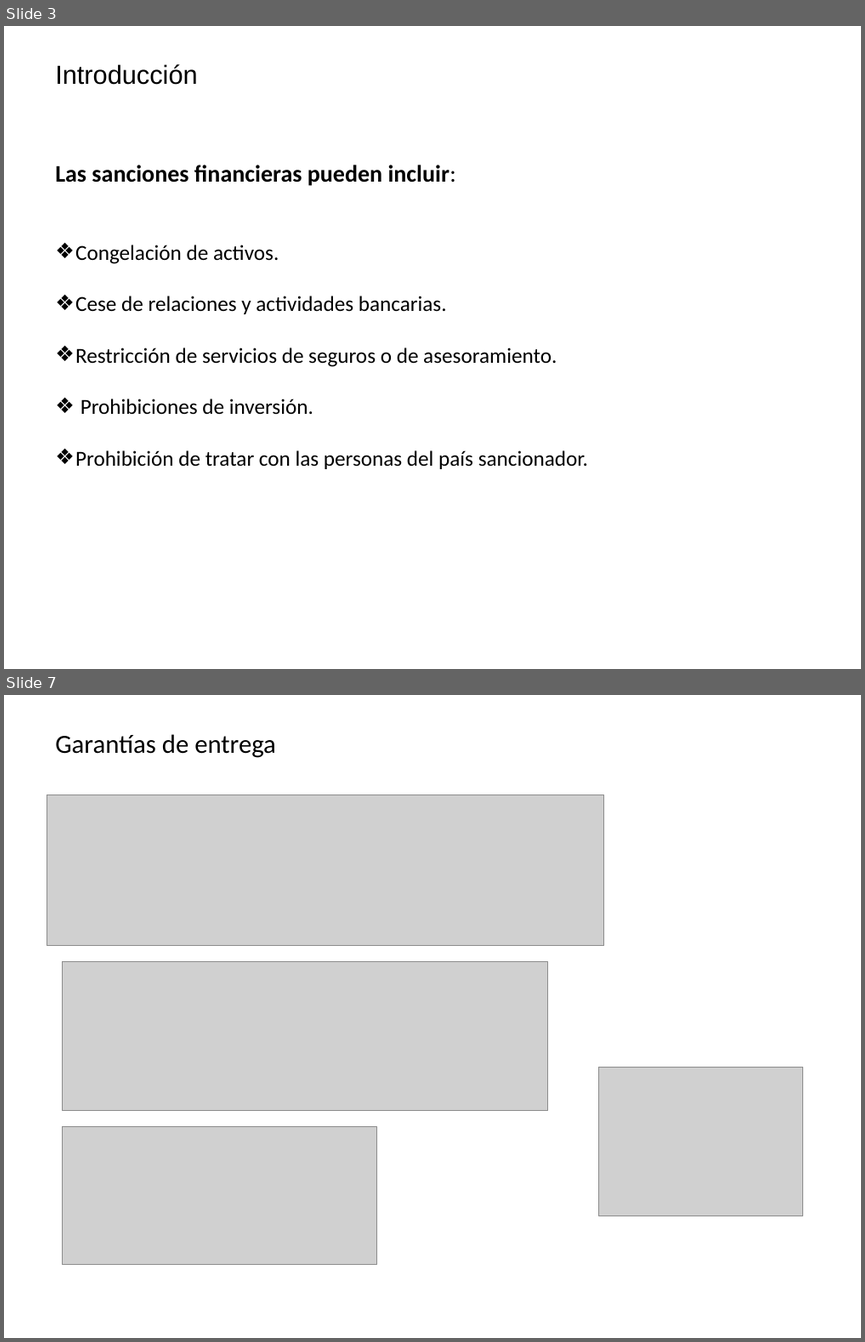
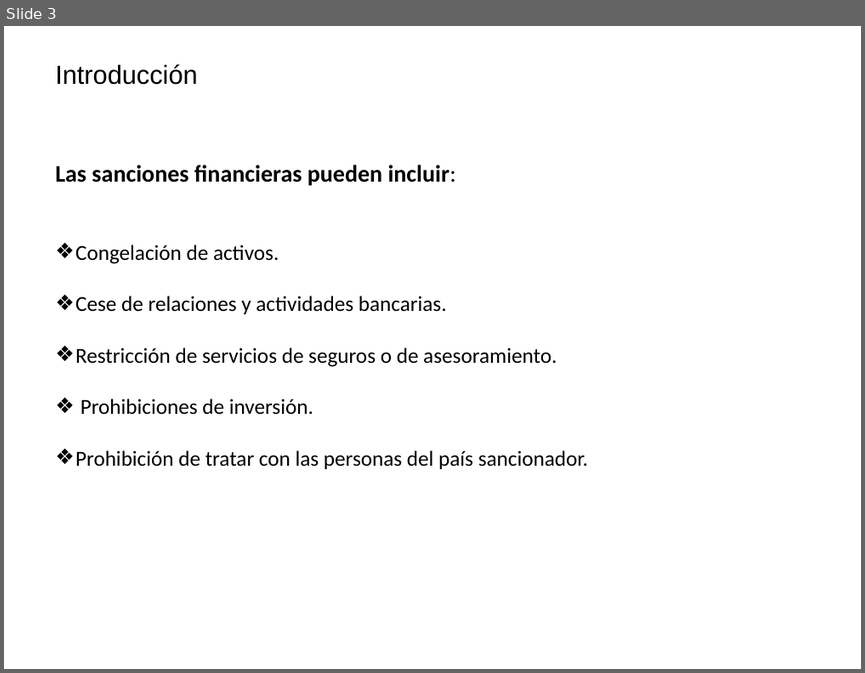
Before and after one commit to Chanalber/TFM, a slide deck: Presentación TFM/Presentación TFM.ppt. Shown one above the other, each under a label of ours: slides 3 and 7 before the commit, slide 3 after it; the slides between them are not shown. The pictures are 865x1342 and 865x673 pixels, drawn with LibreOffice and Linux fonts; fonts in the diff are those of the drawing; grey boxes stand for pictures; background and template pictures are left out. Boxes give left, top, right and bottom in pixels: in the first picture for what was removed or moved away, otherwise in the second. Text is boxed around its words. In the diff, an @@ line names an element or a change of style, - is before the commit and + after.

```diff
--- a/Presentación TFM/Presentación TFM.ppt
+++ b/Presentación TFM/Presentación TFM.ppt
@@ slide 7 removed at (4, 695, 861, 1338), background #FFFFFF @@
@@ title removed at (55, 734, 276, 758) @@
-Garantías de entrega
@@ picture removed at (46, 794, 604, 945) @@
@@ picture removed at (63, 961, 548, 1110) @@
@@ picture removed at (599, 1066, 801, 1216) @@
@@ picture removed at (63, 1127, 376, 1264) @@
```
Also in this commit, not shown: 4 slides added, 3 other slides removed, 3 other files.
